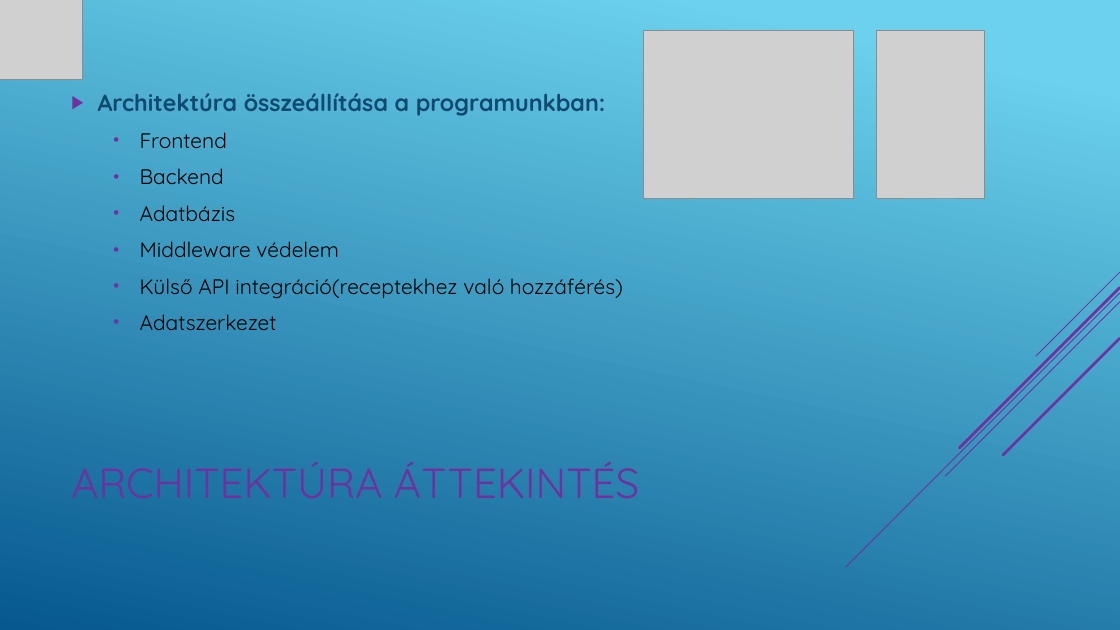
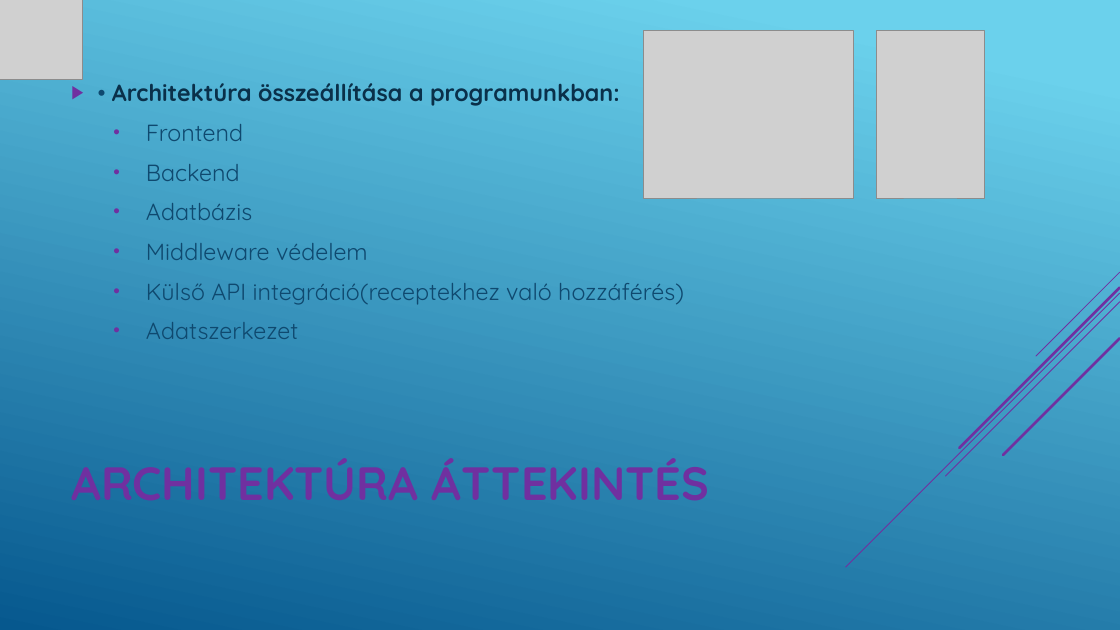
Before and after one commit to SutusRobert/13.S2_6_vizsgaelemek, a slide deck: slide 4 of PPT/Magic Fridge.pptx. Drawn at 1120x630 pixels with LibreOffice and Linux fonts; fonts in the diff are those of the drawing; grey boxes stand for pictures. Boxes give left, top, right and bottom in pixels: in the first picture for what was removed or moved away, otherwise in the second. Text is boxed around its words. In the diff, an @@ line names an element or a change of style, - is before the commit and + after.

```diff
--- a/PPT/Magic Fridge.pptx
+++ b/PPT/Magic Fridge.pptx
@@ text at bbox=[112, 83, 620, 106]: text changed; text colour #0F496F to #0A304A @@
-▶ Architektúra összeállítása a programunkban:
+▶ • Architektúra összeállítása a programunkban:
@@ text at bbox=[146, 124, 684, 339]: size 18 to 20 pt, text colour #000000 to #0F496F in "Frontend", "Backend", "Adatbázis", "Middleware védelem" and 2 more places @@
@@ title added at bbox=[431, 458, 709, 500], 40 pt, text #7030A0, bold @@
+ARCHITEKTÚRA ÁTTEKINTÉS
```
Also in this commit, not shown: 5 other slides changed, 12 slides added, 1 slide removed.
